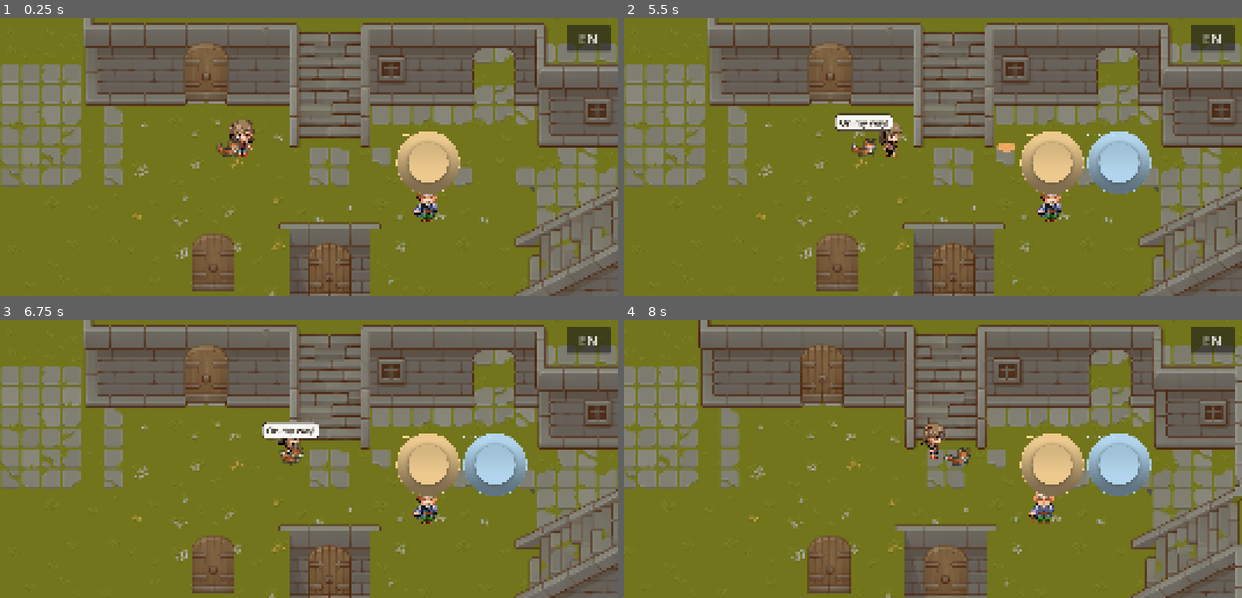
Above: before the commit, frames 1-4 (two rows, left to right).
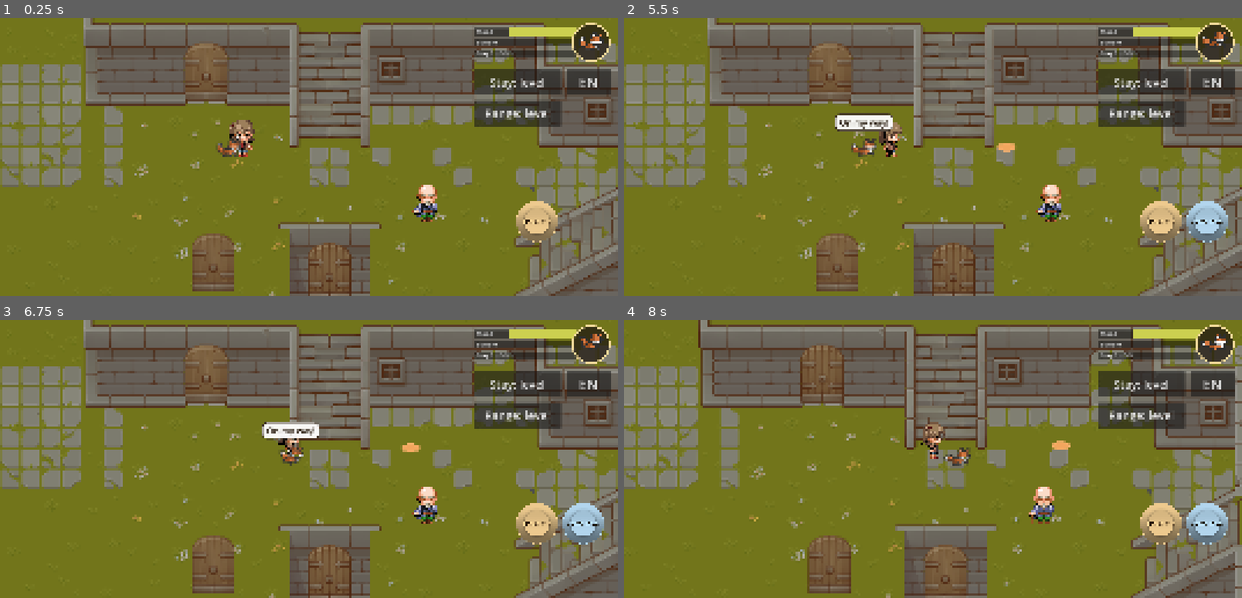
Above: after the commit, the same moments.

Repository: Davinca123/Everbond
Game: Godot game, scene res://scenes/main/main.tscn
Two runs of this game, one before a commit and one after it. Both use one fixed random seed, a clock stepped at 60 frames per second and the inputs below.
Inputs (mouse positions are in pixels of both pictures, inside the frame that each line leads up to):
- Up to frame 1 (0.25 s): no input
- Up to frame 2 (5.5 s): click "EN" at 0.5 s; click "HU" at 1.25 s; click "EN" (after the commit: "Stay: level") at 2 s; click "HU" (after the commit: "Stay: ∞") at 2.75 s; click "EN" (after the commit: "Range: level") at 3.5 s; click "HU" (after the commit: "Range: ∞") at 4.25 s; tap Enter at 5 s; move the mouse to (1068, 143) at 5.02 s; hold Right (ui_right) from 5.03 s (still down); hold E (interact) from 5.03 s (still down); click (1068, 143) at 5.17 s
- Up to frame 3 (6.75 s): release Right (ui_right) at 5.75 s; release E (interact) at 5.75 s; drag from (185, 472) to (426, 520) at 5.77 s; move the mouse to (370, 397) at 6.52 s; hold Right (ui_right) from 6.53 s (still down); hold E (interact) from 6.53 s (still down); click (370, 397) at 6.67 s
- Up to frame 4 (8 s): release Right (ui_right) at 7.25 s; release E (interact) at 7.25 s; drag from (902, 514) to (784, 367) at 7.27 s

The runs differ from the first frame. In frame 1, 7.5% of the frame differs, in the area x 64-99%, y 1-81%; in frame 2, 10%; in frame 3, 10%; in frame 4, 10%.

Commit message:
Add a companion HUD, stay/range test toggles, and start with 10 treats
The companion HUD in the top right corner shows a circle with the fox
(copying the companion's sprite frame) and bars starting from it for
mood, bond and stay training. Two test buttons, shown only in debug
builds, switch the stay time and the send range between the level value
and infinity. The treat and call-back buttons are smaller and sit under
the interaction button, with readable labels; the language button moved
below the HUD. The player starts with 10 treats, since 5 were exactly
enough for the stay training and one wasted treat left the slice stuck.

Co-Authored-By: Claude Opus 5.5 <noreply@anthropic.com>

Diff:
--- a/localization/texts.csv
+++ b/localization/texts.csv
@@ -45,3 +45,5 @@
 SKILL_RANGE,Send range,Küldési távolság
 UI_TRAINING_PROGRESS,%s training %d/%d,%s tanítás: %d/%d
 UI_SKILL_LEVEL_UP,%s: level %d!,%s: %d. szint!
+HUD_MOOD,Mood,Kedv
+HUD_BOND,Bond,Kötődés
--- a/scenes/companion/companion.gd
+++ b/scenes/companion/companion.gd
@@ -666,7 +666,8 @@
 	stay_bar_shown = current_state == State.IDLE and stay_duration > 0.0
 	if not stay_bar_shown:
 		return
-	var ratio: float = clampf(wait_timer / stay_duration, 0.0, 1.0)
+	# Végtelen várakozásnál (teszt kapcsoló) tele marad
+	var ratio: float = 1.0 if is_inf(stay_duration) else clampf(wait_timer / stay_duration, 0.0, 1.0)
 	var left := STAY_BAR_OFFSET - Vector2(STAY_BAR_WIDTH / 2.0, 0)
 	draw_line(left, left + Vector2(STAY_BAR_WIDTH, 0), STAY_BAR_BACKGROUND_COLOR, STAY_BAR_THICKNESS)
 	if ratio > 0.0:
--- /dev/null
+++ b/scenes/ui/companion_hud.gd
@@ -0,0 +1,90 @@
+extends Control
+
+# A lény jelzője a jobb felső sarokban: egy kör, benne a róka (a lény sprite-ját másolja,
+# így látszik, mit csinál), és a körből balra induló csíkok: hangulat, kötődés és a
+# "maradj" tanítás haladása (CompanionState, PlayerData.companion_skills).
+
+const RADIUS: float = 75.0
+const RING_WIDTH: float = 6.0
+const BAR_LENGTH: float = 380.0
+const BAR_THICKNESS: float = 30.0
+const BAR_SPACING: float = 42.0
+const FONT_SIZE: int = 24
+## Ennyi kötődésnél tele a kötődés csík (ideiglenes, amíg nincs kötődés szint)
+const BOND_FULL: float = 50.0
+# A róka mérete és helye a körben (a sprite képkockájában a róka kisebb, és lejjebb van)
+const FOX_SCALE: float = 5.0
+const FOX_OFFSET: Vector2 = Vector2(0, -9)
+
+const BACKGROUND_COLOR: Color = Color(0.13, 0.1, 0.07, 0.75)
+const RING_COLOR: Color = Color(0.95, 0.85, 0.6)
+const BAR_BACKGROUND_COLOR: Color = Color(0, 0, 0, 0.45)
+const MOOD_LOW_COLOR: Color = Color(0.85, 0.3, 0.25)
+const MOOD_MID_COLOR: Color = Color(0.95, 0.8, 0.3)
+const MOOD_HIGH_COLOR: Color = Color(0.45, 0.85, 0.35)
+const BOND_COLOR: Color = Color(0.95, 0.45, 0.65)
+const STAY_COLOR: Color = Color(0.45, 0.7, 1.0)
+
+var companion: Node2D
+var fox: Sprite2D
+
+func _ready() -> void:
+	mouse_filter = Control.MOUSE_FILTER_IGNORE
+	fox = Sprite2D.new()
+	fox.texture_filter = CanvasItem.TEXTURE_FILTER_NEAREST
+	add_child(fox)
+	SignalBus.companion_mood_changed.connect(queue_redraw.unbind(1))
+	SignalBus.companion_bond_changed.connect(queue_redraw.unbind(1))
+	SignalBus.companion_skill_changed.connect(queue_redraw.unbind(3))
+	SignalBus.language_changed.connect(queue_redraw.unbind(1))
+	resized.connect(queue_redraw)
+
+func circle_center() -> Vector2:
+	return Vector2(size.x - RADIUS, RADIUS)
+
+func _process(_delta: float) -> void:
+	if companion == null or not is_instance_valid(companion):
+		companion = get_tree().get_first_node_in_group(&"companion")
+		if companion == null:
+			return
+		var source: Sprite2D = companion.get_node("Sprite2D")
+		fox.texture = source.texture
+		fox.region_enabled = source.region_enabled
+		fox.region_rect = source.region_rect
+		fox.hframes = source.hframes
+		fox.vframes = source.vframes
+		fox.scale = Vector2.ONE * FOX_SCALE
+	var sprite: Sprite2D = companion.get_node("Sprite2D")
+	fox.frame = sprite.frame
+	fox.flip_h = sprite.flip_h
+	fox.position = circle_center() + FOX_OFFSET * FOX_SCALE
+
+func _draw() -> void:
+	var center := circle_center()
+	var stay: Dictionary = PlayerData.companion_skills.stay
+	var goal: int = PlayerData.get_training_goal("stay")
+	var mood_ratio: float = (CompanionState.mood + 1.0) / 2.0
+	var mood_color: Color = MOOD_LOW_COLOR.lerp(MOOD_MID_COLOR, mood_ratio * 2.0) if mood_ratio < 0.5 \
+			else MOOD_MID_COLOR.lerp(MOOD_HIGH_COLOR, mood_ratio * 2.0 - 1.0)
+	var stay_text: String = "%s %d" % [tr("SKILL_STAY"), stay.level] + (" · %d/%d" % [stay.progress, goal] if goal > 0 else "")
+	var rows: Array = [
+		[tr("HUD_MOOD"), mood_ratio, mood_color],
+		["%s %.0f" % [tr("HUD_BOND"), CompanionState.bond], minf(CompanionState.bond / BOND_FULL, 1.0), BOND_COLOR],
+		[stay_text, float(stay.progress) / goal if goal > 0 else 1.0, STAY_COLOR],
+	]
+	# A csíkok a kör szélétől indulnak balra, a kör alá bújva; a kitöltés is a körtől indul.
+	# A bal végük egy vonalban van.
+	var font := get_theme_default_font()
+	for i in rows.size():
+		var dy: float = (i - (rows.size() - 1) / 2.0) * BAR_SPACING
+		var start_x: float = center.x - sqrt(RADIUS * RADIUS - dy * dy) + RING_WIDTH
+		var top := Vector2(center.x - RADIUS - BAR_LENGTH, center.y + dy - BAR_THICKNESS / 2.0)
+		var length: float = start_x - top.x
+		draw_rect(Rect2(top, Vector2(length, BAR_THICKNESS)), BAR_BACKGROUND_COLOR)
+		var filled: float = length * clampf(rows[i][1], 0.0, 1.0)
+		draw_rect(Rect2(Vector2(start_x - filled, top.y), Vector2(filled, BAR_THICKNESS)), rows[i][2])
+		var text_at := Vector2(top.x + 10, center.y + dy + FONT_SIZE * 0.35)
+		draw_string_outline(font, text_at, rows[i][0], HORIZONTAL_ALIGNMENT_LEFT, -1, FONT_SIZE, 6, Color.BLACK)
+		draw_string(font, text_at, rows[i][0], HORIZONTAL_ALIGNMENT_LEFT, -1, FONT_SIZE, Color.WHITE)
+	draw_circle(center, RADIUS, BACKGROUND_COLOR)
+	draw_arc(center, RADIUS - RING_WIDTH / 2.0, 0, TAU, 64, RING_COLOR, RING_WIDTH, true)
--- a/scenes/ui/screen_ui.tscn
+++ b/scenes/ui/screen_ui.tscn
@@ -13,6 +13,8 @@
 [ext_resource type="Script" path="res://scenes/ui/treat_button.gd" id="9_treat"]
 [ext_resource type="Script" path="res://scenes/ui/debug_overlay.gd" id="10_debug"]
 [ext_resource type="Script" path="res://scenes/ui/training_toast.gd" id="11_toast"]
+[ext_resource type="Script" path="res://scenes/ui/companion_hud.gd" id="12_hud"]
+[ext_resource type="Script" path="res://scenes/ui/test_toggle_button.gd" id="13_toggle"]
 
 [sub_resource type="LabelSettings" id="LabelSettings_ao5ua"]
 font_size = 100
@@ -32,6 +34,11 @@
 corner_radius_bottom_right = 8
 corner_radius_bottom_left = 8
 
+[sub_resource type="LabelSettings" id="LabelSettings_small_button"]
+font_size = 190
+outline_size = 36
+outline_color = Color(0.15, 0.1, 0.05, 1)
+
 [sub_resource type="LabelSettings" id="LabelSettings_p7mho"]
 font_size = 48
 
@@ -87,31 +94,35 @@
 [node name="CallBackButton" type="TouchScreenButton" parent="CallBackButtonAnchor"]
 unique_name_in_owner = true
 modulate = Color(0.75, 0.9, 1, 1)
-position = Vector2(-560, -601)
-scale = Vector2(0.2, 0.2)
+position = Vector2(-175.0, -330)
+scale = Vector2(0.13, 0.13)
 texture_normal = ExtResource("4_m2ohg")
 texture_pressed = ExtResource("4_m2ohg")
 script = ExtResource("8_callback")
 
 [node name="Label" type="Label" parent="CallBackButtonAnchor/CallBackButton"]
-offset_right = 40.0
-offset_bottom = 23.0
+offset_right = 1236.0
+offset_bottom = 1235.0
+horizontal_alignment = 1
+vertical_alignment = 1
 text = "UI_CALL_BACK"
-label_settings = SubResource("LabelSettings_ao5ua")
+label_settings = SubResource("LabelSettings_small_button")
 
 [node name="TreatButton" type="TouchScreenButton" parent="CallBackButtonAnchor"]
 unique_name_in_owner = true
 modulate = Color(1, 0.85, 0.6, 1)
-position = Vector2(-820, -601)
-scale = Vector2(0.2, 0.2)
+position = Vector2(-355.0, -330)
+scale = Vector2(0.13, 0.13)
 texture_normal = ExtResource("4_m2ohg")
 texture_pressed = ExtResource("4_m2ohg")
 script = ExtResource("9_treat")
 
 [node name="Label" type="Label" parent="CallBackButtonAnchor/TreatButton"]
-offset_right = 40.0
-offset_bottom = 23.0
-label_settings = SubResource("LabelSettings_ao5ua")
+offset_right = 1236.0
+offset_bottom = 1235.0
+horizontal_alignment = 1
+vertical_alignment = 1
+label_settings = SubResource("LabelSettings_small_button")
 
 [node name="JoystickVisual" type="Control" parent="." unique_id=843325025]
 visible = false
@@ -140,13 +151,51 @@
 anchor_left = 1.0
 anchor_right = 1.0
 offset_left = -200.0
-offset_top = 30.0
+offset_top = 200.0
 offset_right = -30.0
-offset_bottom = 130.0
+offset_bottom = 300.0
 grow_horizontal = 0
 theme_override_font_sizes/font_size = 56
 text = "EN"
 script = ExtResource("7_lang")
+
+[node name="CompanionHud" type="Control" parent="."]
+anchors_preset = 1
+anchor_left = 1.0
+anchor_right = 1.0
+offset_left = -680.0
+offset_top = 20.0
+offset_right = -30.0
+offset_bottom = 170.0
+grow_horizontal = 0
+script = ExtResource("12_hud")
+
+[node name="StayToggle" type="Button" parent="."]
+anchors_preset = 1
+anchor_left = 1.0
+anchor_right = 1.0
+offset_left = -560.0
+offset_top = 200.0
+offset_right = -220.0
+offset_bottom = 300.0
+grow_horizontal = 0
+theme_override_font_sizes/font_size = 44
+text = "Stay: level"
+script = ExtResource("13_toggle")
+
+[node name="RangeToggle" type="Button" parent="."]
+anchors_preset = 1
+anchor_left = 1.0
+anchor_right = 1.0
+offset_left = -560.0
+offset_top = 320.0
+offset_right = -220.0
+offset_bottom = 420.0
+grow_horizontal = 0
+theme_override_font_sizes/font_size = 44
+text = "Range: level"
+script = ExtResource("13_toggle")
+setting = 1
 
 [node name="DebugOverlay" type="Label" parent="."]
 offset_left = 30.0
--- /dev/null
+++ b/scenes/ui/test_toggle_button.gd
@@ -0,0 +1,39 @@
+extends Button
+
+# TESZT gomb a játékteszthez: a lény várakozási idejét vagy küldési távolságát kapcsolja
+# a szint szerinti érték és a végtelen között (PlayerData.companion_*_override).
+# Csak fejlesztői (debug) buildben látszik. Az új várakozási idő a következő megérkezéstől
+# számít, mint egy szintlépésnél.
+
+enum Setting { STAY, RANGE }
+
+@export var setting: Setting = Setting.STAY
+
+func _ready() -> void:
+	visible = OS.is_debug_build()
+	add_to_group("blocks_taps")
+	# Ne kapjon fókuszt, különben a szóköz/Enter ("interact") is megnyomná
+	focus_mode = Control.FOCUS_NONE
+	auto_translate_mode = Node.AUTO_TRANSLATE_MODE_DISABLED
+	pressed.connect(_on_pressed)
+	_update_text()
+
+func is_infinite() -> bool:
+	match setting:
+		Setting.STAY:
+			return is_inf(PlayerData.companion_stay_duration_override)
+		_:
+			return is_inf(PlayerData.companion_send_range_override)
+
+func _on_pressed() -> void:
+	var value: float = 0.0 if is_infinite() else INF
+	match setting:
+		Setting.STAY:
+			PlayerData.companion_stay_duration_override = value
+		Setting.RANGE:
+			PlayerData.companion_send_range_override = value
+	_update_text()
+
+func _update_text() -> void:
+	var setting_name: String = "Stay" if setting == Setting.STAY else "Range"
+	text = "%s: %s" % [setting_name, "∞" if is_infinite() else "level"]
--- a/scripts/global/player_data.gd
+++ b/scripts/global/player_data.gd
@@ -10,7 +10,7 @@
 var inventory: Array[String] = []
 
 # Jutalomfalatok a lénynek (pl. tanításhoz); a ládákban is találni
-var treats: int = 5
+var treats: int = 10
 
 func add_treats(amount: int) -> void:
 	treats += amount
--- /dev/null
+++ b/test/hud_test.gd
@@ -0,0 +1,68 @@
+extends SceneTree
+# Teszt a lény jelzőjéhez (scenes/ui/companion_hud.gd), a teszt kapcsolókhoz
+# (scenes/ui/test_toggle_button.gd) és a kezdő falatokhoz.
+#
+# Futtatás (a projekt mappájából):
+#   godot --headless --path . -s res://test/hud_test.gd
+# Kilépési kód 0 = minden eset PASS.
+
+var failures: int = 0
+
+func check(name: String, ok: bool, detail: String = "") -> void:
+	print("%s %s %s" % ["PASS" if ok else "FAIL", name, detail])
+	if not ok: failures += 1
+
+func _initialize() -> void:
+	change_scene_to_file("res://scenes/main/main.tscn")
+	run.call_deferred()
+
+func run() -> void:
+	await create_timer(1.0).timeout
+	var data = root.get_node("PlayerData")
+	var ui = root.get_node("Main/ScreenUI")
+	var map = root.get_node("SceneManager").current_map
+	var comp = map.get_node("YSort_Entities/Companion")
+	var player = map.get_node("YSort_Entities/Player")
+
+	# 1. Tíz falattal indul
+	check("starts_with_ten_treats", data.treats == 10, str(data.treats))
+
+	# 2. A jelző a jobb felső sarokban van, a körben a lény sprite-ja, ugyanazzal a képkockával
+	var hud = ui.get_node("CompanionHud")
+	var sprite: Sprite2D = comp.get_node("Sprite2D")
+	var rect: Rect2 = hud.get_global_rect()
+	var screen: Vector2 = hud.get_viewport_rect().size
+	check("hud_top_right_with_fox", rect.end.x > screen.x - 60 and rect.position.y < 60 and hud.fox.texture == sprite.texture
+			and hud.fox.frame == sprite.frame, "rect=%s screen=%s frame=%d/%d" % [rect, screen, hud.fox.frame, sprite.frame])
+
+	# 3. A várakozás kapcsoló: végtelen, a lény a következő megérkezéstől nem jön vissza; majd vissza a szinthez
+	var stay_toggle = ui.get_node("StayToggle")
+	var range_toggle = ui.get_node("RangeToggle")
+	stay_toggle.pressed.emit()
+	comp.go_to_position(player.global_position + Vector2(150, 0))
+	await create_timer(3.5).timeout
+	var stays_forever: bool = is_inf(comp.stay_duration) and comp.is_away() and stay_toggle.text == "Stay: ∞"
+	stay_toggle.pressed.emit()
+	check("stay_toggle", stays_forever and data.companion_stay_duration_override == 0.0 and data.get_companion_stay_duration() == 2.0
+			and stay_toggle.text == "Stay: level", "forever=%s duration=%s text=%s" % [stays_forever, comp.stay_duration, stay_toggle.text])
+	root.get_node("SignalBus").companion_recalled.emit()
+
+	# 4. A távolság kapcsoló: végtelen, a cél nincs levágva; majd vissza a szinthez
+	range_toggle.pressed.emit()
+	var far: Vector2 = player.get_node("CollisionShape2D").global_position + Vector2(3000, 0)
+	var unclamped: bool = comp.clamp_to_send_range(far) == far and not comp.is_player_out_of_range()
+	range_toggle.pressed.emit()
+	check("range_toggle", unclamped and data.get_companion_send_range() == 500.0 and comp.clamp_to_send_range(far) != far
+			and range_toggle.text == "Range: level", "unclamped=%s range=%.0f" % [unclamped, data.get_companion_send_range()])
+
+	# 5. A gombok nem küldik el a lényt (blocks_taps), és a falat / visszahívó gomb a jobb alsó részen van
+	var buttons_right: bool = true
+	for path in ["CallBackButtonAnchor/CallBackButton", "CallBackButtonAnchor/TreatButton"]:
+		var button: TouchScreenButton = ui.get_node(path)
+		var at: Vector2 = button.get_global_transform() * Vector2.ZERO
+		if at.x < screen.x * 0.75 or at.y < screen.y * 0.55: buttons_right = false
+	check("toggles_block_taps_and_buttons_bottom_right", stay_toggle.is_in_group("blocks_taps") and range_toggle.is_in_group("blocks_taps")
+			and buttons_right, "buttons_right=%s" % buttons_right)
+
+	print("DONE: %d failure(s)" % failures)
+	quit(1 if failures else 0)
Not shown, added: scenes/ui/companion_hud.gd.uid
Not shown, added: scenes/ui/test_toggle_button.gd.uid
Not shown, added: test/hud_test.gd.uid
Not shown, changed: docs/gameplay-plan.md
